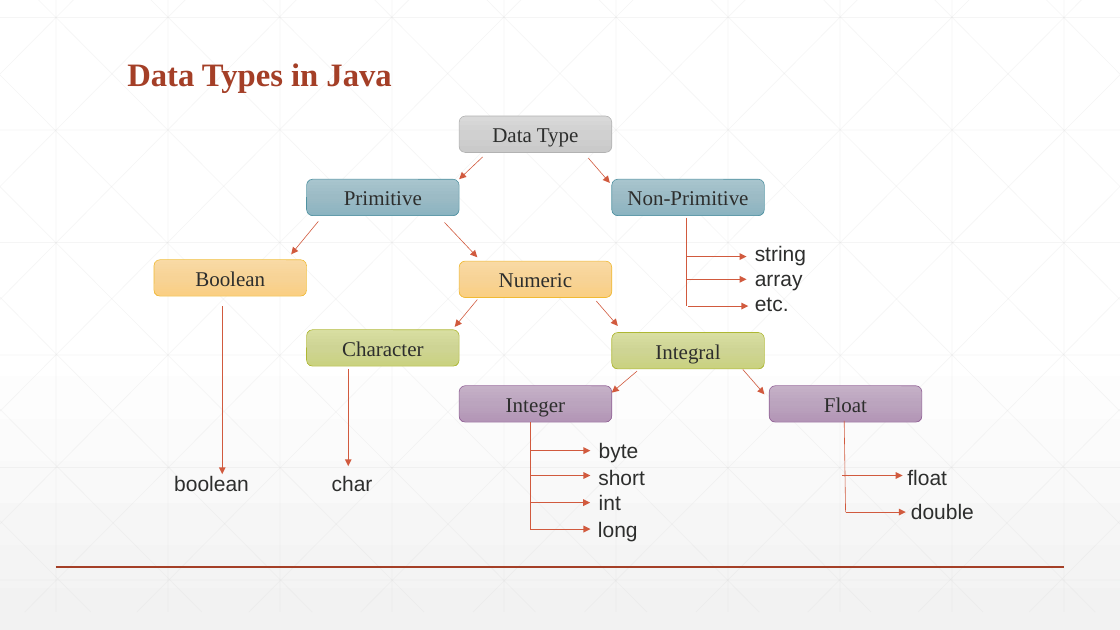
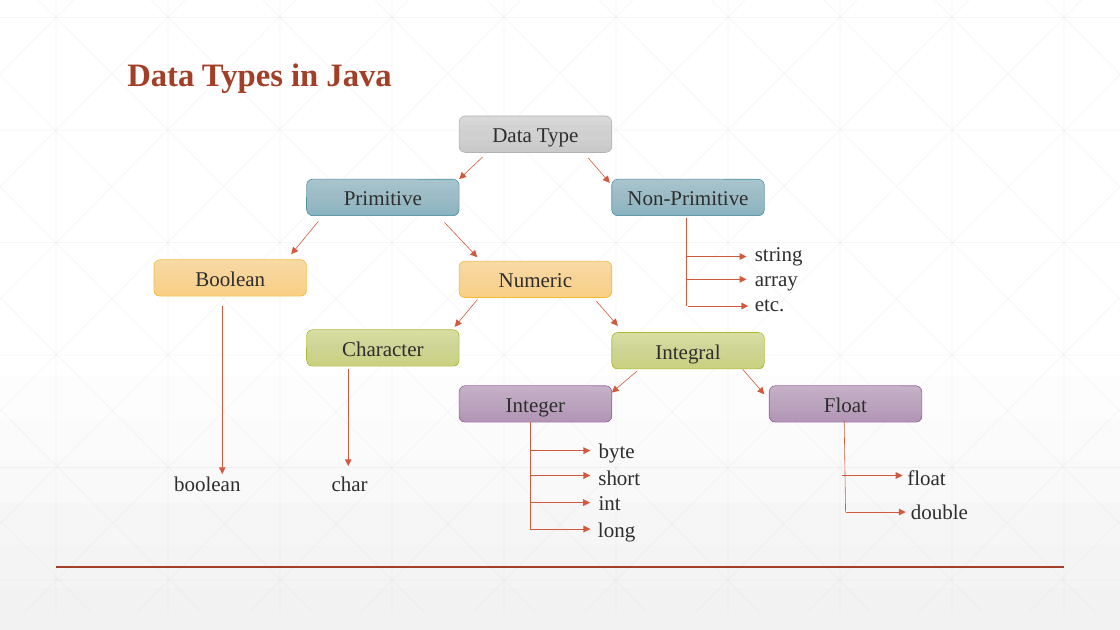
Before and after one commit to Mirazul62/java-lectures, a slide deck: slide 8 of Introduction to Java Programming.pptx. Drawn at 1120x630 pixels with LibreOffice and Linux fonts; fonts in the diff are those of the drawing. Boxes give left, top, right and bottom in pixels: in the first picture for what was removed or moved away, otherwise in the second. Text is boxed around its words. In the diff, an @@ line names an element or a change of style, - is before the commit and + after.

```diff
--- a/Introduction to Java Programming.pptx
+++ b/Introduction to Java Programming.pptx
@@ font Arial to Times New Roman in 11 elements at box(174, 476, 240, 491), box(332, 476, 368, 491), box(598, 522, 635, 541), box(599, 496, 621, 510), box(598, 470, 640, 485), box(599, 443, 635, 463), box(911, 504, 968, 519), box(907, 470, 945, 485), box(755, 299, 785, 312), box(755, 276, 798, 291), box(755, 247, 803, 266) @@
```
Also in this commit, not shown: 1 other slide changed, 16 slides added.
